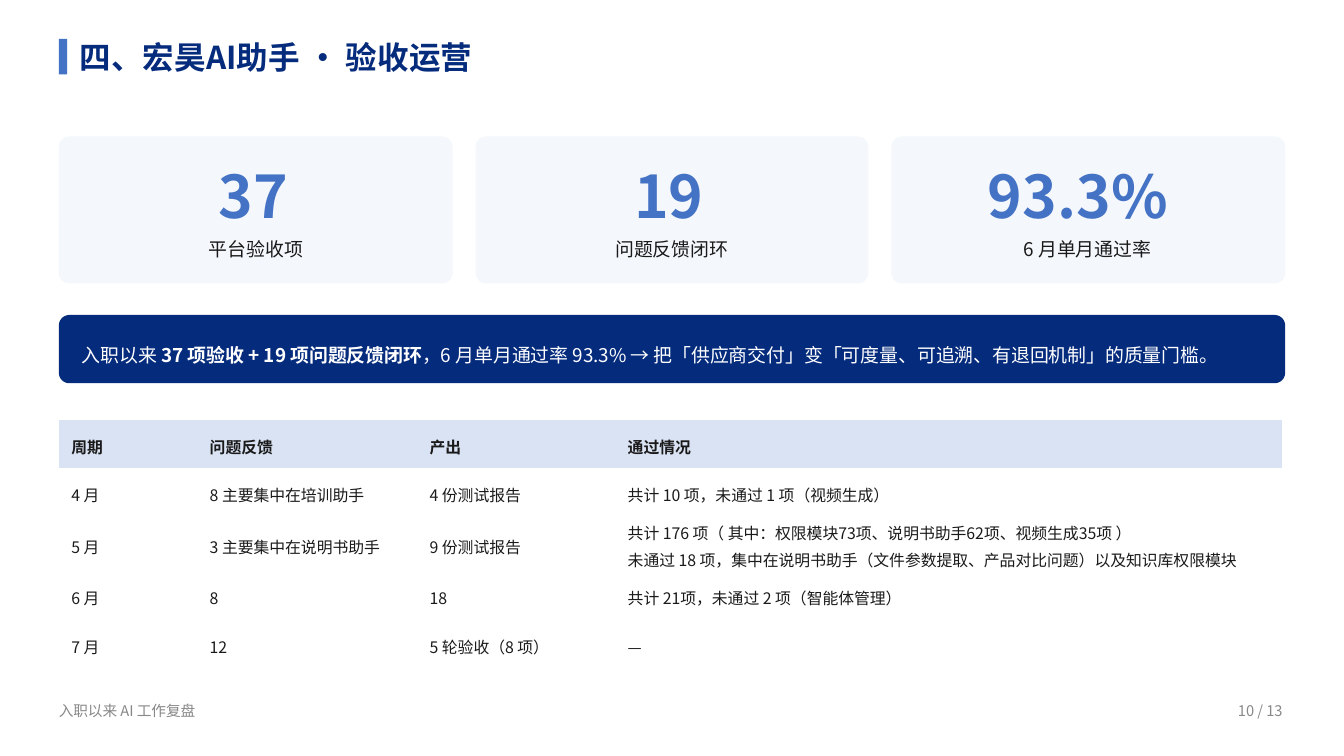
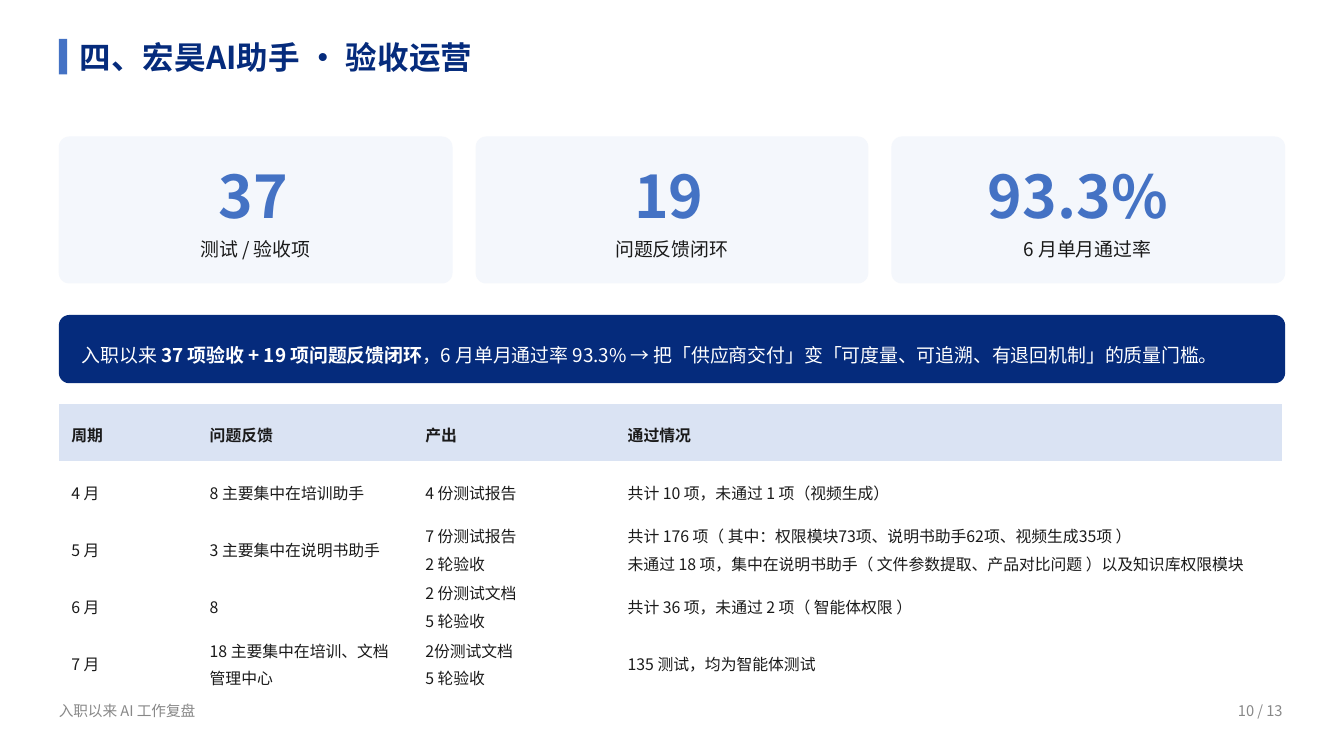
Before and after one commit to liellaaaaa/lw, a slide deck: slide 6 of PPT/入职以来AI工作复盘/入职以来AI工作复盘.pptx (slide 9 before the commit). Drawn at 1344x756 pixels with LibreOffice and Linux fonts; fonts in the diff are those of the drawing. Boxes give left, top, right and bottom in pixels: in the first picture for what was removed or moved away, otherwise in the second. Text is boxed around its words. In the diff, an @@ line names an element or a change of style, - is before the commit and + after.

```diff
--- a/PPT/入职以来AI工作复盘/入职以来AI工作复盘.pptx
+++ b/PPT/入职以来AI工作复盘/入职以来AI工作复盘.pptx
@@ text at bbox=[201, 240, 310, 258]: text changed @@
-平台验收项
+测试 / 验收项
@@ table at bbox=[58, 404, 1281, 691] @@
-row 3, column 3: 9 份测试报告
+row 3, column 3: 7 份测试报告 / 2 轮验收
-row 3, column 4: 共计 176 项（ 其中：权限模块73项、说明书助手62项、视频生成35项 ） / 未通过 18 项，集中在说明书助手（文件参数提取、产品对比问题）以及知识库权限模块
+row 3, column 4: 共计 176 项（ 其中：权限模块73项、说明书助手62项、视频生成35项 ） / 未通过 18 项，集中在说明书助手（ 文件参数提取、产品对比问题 ）以及知识库权限模块
-row 4, column 3: 18
+row 4, column 3: 2 份测试文档 / 5 轮验收
-row 4, column 4: 共计 21项，未通过 2 项（智能体管理）
+row 4, column 4: 共计 36 项，未通过 2 项（ 智能体权限 ）
-row 5: 7 月 | 12 | 5 轮验收（8 项） | —
+row 5: 7 月 | 18 主要集中在培训、文档管理中心 | 2份测试文档 / 5 轮验收 | 135 测试，均为智能体测试
@@ table: place and size @@
-table at bbox=[58, 420, 1281, 662]
+table at bbox=[58, 404, 1281, 691]
```
Also in this commit, not shown: 1 other slide changed, 3 slides removed.
